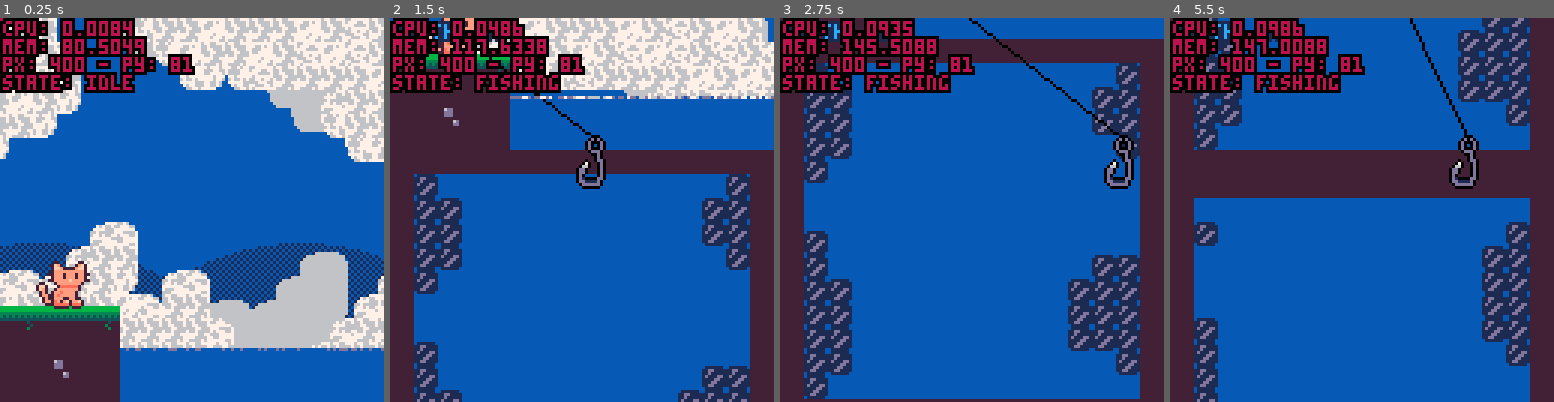
Above: before the commit, frames 1-4 (left to right).
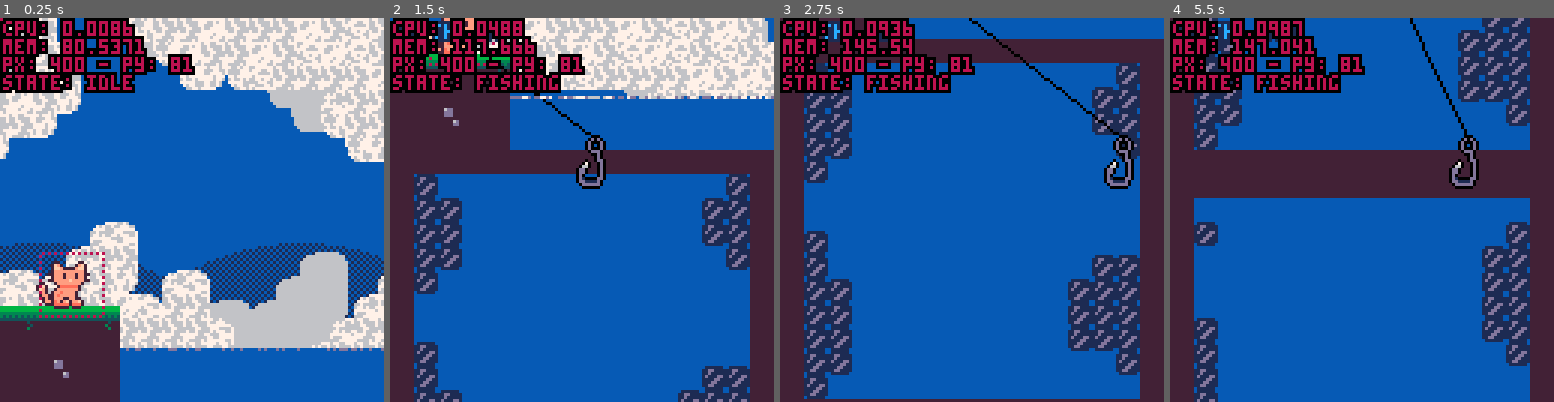
Above: after the commit, the same moments.

Repository: alexhlocke/AlexKotaFirstCart
Game: PICO-8 cartridge main_cart.p8
Two runs of this game, one before a commit and one after it. Both use one fixed random seed, a clock stepped at 60 frames per second and the inputs below.
Inputs:
- Up to frame 1 (0.25 s): no input
- Up to frame 2 (1.5 s): tap X (X key) at 0.33, 1.07 s; tap O (Z key) at 0.7 s
- Up to frame 3 (2.75 s): hold Right 1.6-2.1 s; tap O (Z key) at 1.7, 2.1, 2.5 s; tap X (X key) at 1.85 s; hold Up 2.15-2.42 s; hold Right from 2.47 s (still down)
- Up to frame 4 (5.5 s): tap O (Z key) every 0.4 s from 2.9 to 5.3 s; tap X (X key) at 2.97, 4.08, 5.2 s; release Right at 3.03 s; hold Left 3.08-3.58 s; hold Down 3.63-3.97 s; hold Right 4.02-4.68 s; hold Up 4.73-5.03 s; hold Left from 5.08 s (still down)

The runs differ from the first frame. In frame 1, 0.4% of the frame differs, in the area x 10-39%, y 0-79%; in frame 2, 0.3%; in frame 3, 0.4%; in frame 4, 0.4%.

Commit message:
Player limits fixed

Diff:
--- a/main_cart.p8
+++ b/main_cart.p8
@@ -552,7 +552,7 @@
 
 	--default state
 	if(s.state=="fishing") then
-
+	 --
 	else
 	 if(btn(⬅️)or btn(➡️))then
 	  s.state="walking"
@@ -575,14 +575,11 @@
 		--move player
 		if(btn(⬅️))then
 		 s.x-=s.speed
-		 --s.state="walking"
 		 s.direct=true
-		else if(btn(➡️)) then
+		end
+		if(btn(➡️)) then
 		 s.x+=s.speed
-		 --s.state="walking"
 		 s.direct=false
-		else
-			--s.state="idle"
 		end
 
 		--clamp pos
@@ -610,8 +607,6 @@
   --interact with shit
  end
 
-	end
-
 
 	--debug
 	debug[3]="px: "..player.x.." - py: "..player.y
@@ -633,40 +628,8 @@
  end
 end
 
-
---== camera ==-------------------
-
-cam={x=0,y=0}
-
-function update_cam()
- --if minigame
- if(player.state=="fishing")then
-  cam.x=384
-  cam.y=hook.y-40
-  camera(cam.x,cam.y)
-  return
- end
-
- local px=player.x
-
- --stop camera for static rooms
- if(px>0 and px<128)then
-  cam.x=0
- end
- if(px>384)then
-  cam.x=384
- end
-
- --scrolling town
- if(px>128 and px<384)then
-  cam.x=px-59
-  if(cam.x<128)cam.x=128
-  if(cam.x>256)cam.x=256
- end
-
- --move camera
- camera(cam.x,cam.y)
-end
+--== cat anim
+
 
 --cat tail sprite--
 function cat_tail()
@@ -688,7 +651,7 @@
 	return player.feetsies
 end
 
---=animation of cat=--
+--animation of cat
 function cat_animation(x,y)
 		local s=player
 
@@ -712,6 +675,42 @@
 					end
 			end
 	end
+end
+
+
+
+--== camera ==-------------------
+
+cam={x=0,y=0}
+
+function update_cam()
+ --if minigame
+ if(player.state=="fishing")then
+  cam.x=384
+  cam.y=hook.y-40
+  camera(cam.x,cam.y)
+  return
+ end
+
+ local px=player.x
+
+ --stop camera for static rooms
+ if(px>0 and px<128)then
+  cam.x=0
+ end
+ if(px>384)then
+  cam.x=384
+ end
+
+ --scrolling town
+ if(px>128 and px<384)then
+  cam.x=px-59
+  if(cam.x<128)cam.x=128
+  if(cam.x>256)cam.x=256
+ end
+
+ --move camera
+ camera(cam.x,cam.y)
 end
 
 
Not shown, added: media/main_cart.lua.png
Not shown, added: media/main_cart.png
